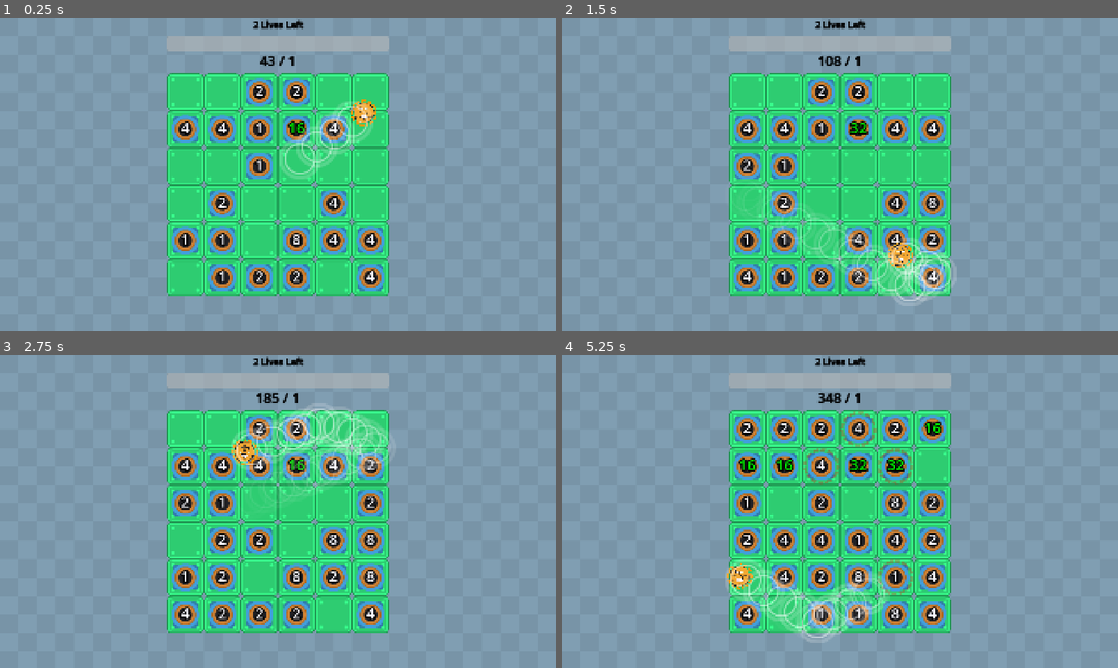
Above: before the commit, frames 1-4 (two rows, left to right).
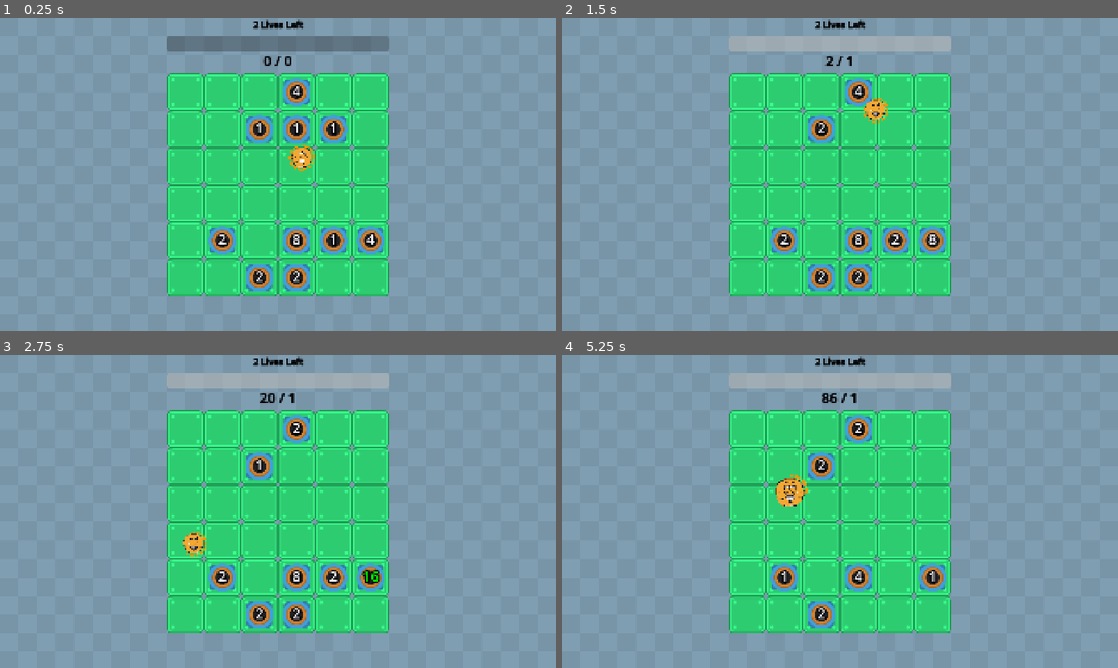
Above: after the commit, the same moments.

Repository: wanamelon/prototype_monorepo
Game: Godot game, scene res://source/bounce_main.tscn
Same seed, same stepped clock (60 frames per second), same inputs: the game is played once before the commit and once after it. Sound files missing from this copy of the repository are replaced by a short silence.
Inputs:
- Up to frame 1 (0.25 s): no input
- Up to frame 2 (1.5 s): no input
- Up to frame 3 (2.75 s): no input
- Up to frame 4 (5.25 s): no input

The runs differ from the first frame. In frame 1, 7.6% of the frame differs, in the area x 30-70%, y 5-88%; in frame 2, 9.1%; in frame 3, 10%; in frame 4, 14%, in the area x 29-70%, y 12-92%.

Commit message:
Status effects last longer

Diff:
--- a/roller/source/bounce_main.tscn
+++ b/roller/source/bounce_main.tscn
@@ -15,7 +15,6 @@
 
 [sub_resource type="Resource" id="Resource_a5fj5"]
 script = ExtResource("2_0panw")
-item_id = 10
 metadata/_custom_type_script = "uid://ckw8rr21jqg1f"
 
 [sub_resource type="Resource" id="Resource_q2ks2"]
@@ -28,14 +27,9 @@
 item_id = 1
 metadata/_custom_type_script = "uid://ckw8rr21jqg1f"
 
-[sub_resource type="Resource" id="Resource_j4338"]
-script = ExtResource("2_0panw")
-item_id = 2
-metadata/_custom_type_script = "uid://ckw8rr21jqg1f"
-
 [sub_resource type="Resource" id="Resource_8jy2w"]
 script = ExtResource("2_0panw")
-item_id = 7
+item_id = 9
 metadata/_custom_type_script = "uid://ckw8rr21jqg1f"
 
 [sub_resource type="Resource" id="Resource_dxtcc"]
@@ -45,7 +39,12 @@
 
 [sub_resource type="Resource" id="Resource_xtchd"]
 script = ExtResource("2_0panw")
-item_id = 6
+item_id = 5
+metadata/_custom_type_script = "uid://ckw8rr21jqg1f"
+
+[sub_resource type="Resource" id="Resource_3yruk"]
+script = ExtResource("2_0panw")
+item_id = 13
 metadata/_custom_type_script = "uid://ckw8rr21jqg1f"
 
 [sub_resource type="ShaderMaterial" id="ShaderMaterial_to078"]
@@ -54,7 +53,7 @@
 
 [node name="BounceMain" type="Node2D"]
 script = ExtResource("1_ovsfe")
-item_configs = Array[ExtResource("2_0panw")]([SubResource("Resource_k3n88"), SubResource("Resource_a5fj5"), SubResource("Resource_q2ks2"), SubResource("Resource_ovsfe"), SubResource("Resource_j4338"), SubResource("Resource_8jy2w"), SubResource("Resource_dxtcc"), SubResource("Resource_xtchd")])
+item_configs = Array[ExtResource("2_0panw")]([SubResource("Resource_k3n88"), SubResource("Resource_a5fj5"), SubResource("Resource_q2ks2"), SubResource("Resource_ovsfe"), SubResource("Resource_8jy2w"), SubResource("Resource_dxtcc"), SubResource("Resource_xtchd"), SubResource("Resource_3yruk")])
 
 [node name="TextureRect" type="TextureRect" parent="."]
 material = SubResource("ShaderMaterial_to078")
--- a/roller/source/item/item_def.gd
+++ b/roller/source/item/item_def.gd
@@ -14,6 +14,7 @@
 	SPAWN_CROPS_ON_START,
 	ROLLER,
 	MINI_BALL,
+	STATUS_EFFECTS_LAST_LONGER,
 }
 
 @export var item_id: ItemId
--- a/roller/source/item/item_system.gd
+++ b/roller/source/item/item_system.gd
@@ -48,6 +48,8 @@
 			return LeaveSlimeTrail.new()
 		ItemDef.ItemId.MINI_BALL:
 			return MiniBall.Spawner.new()
+		ItemDef.ItemId.STATUS_EFFECTS_LAST_LONGER:
+			return StatusEffectsLastLonger.new()
 		ItemDef.ItemId.ROLLER:
 			var roller := Roller.instance()
 			roller.position = Vector2(1920, 1080) / 2.0
@@ -61,7 +63,9 @@
 	events.append_array(compute_hits(_match_state))
 	for item: Item in _match_state.items:
 		item.activate(_match_state)
-		events.append_array(item.flush_events())
+		events.append_array(item._flush_events())
+	for item: Item in _match_state.items:
+		item.intercept_events(events)
 	_advance_status_effect_timers()
 	_apply_events(events)
 	_check_end_condition()
@@ -208,28 +212,21 @@
 		_item_root = item_root
 		_audio_player = audio_player
 
-	# Business logic spawn setup: What bodies/display nodes to register...
-	func spawn():
-		pass
-
-	# Generate physics events (collisions + overlaps)
-	func advance_physics(tick_delta: float) -> Array[ItemEvent]:
-		return []
-
 	# The core of the logic! Evaluate triggers and perform actions
-	@abstract func activate(state: MatchState) -> void
+	func activate(state: MatchState) -> void: pass # To be overridden
+
+	# Modifies event array in place - ex: increase status effect duration!
+	func intercept_events(events: Array[ItemEvent]) -> void: pass # To be overridden
+
+	func tags() -> Array[String]: return [] as Array[String]
 
 	func _add_event(event: ItemEvent) -> void:
 		_new_events.append(event)
 
-	func flush_events() -> Array[ItemEvent]:
+	func _flush_events() -> Array[ItemEvent]:
 		var copy = _new_events.duplicate()
 		_new_events.clear()
 		return copy
-
-	func tags() -> Array[String]:
-		var typed_array: Array[String] = []
-		return typed_array
 
 	func has_all_tags(...query_tags: Array):
 		var query_tags_in_self = Utils.filter(query_tags, func (t): return t in tags())
--- a/roller/source/item/roller.gd
+++ b/roller/source/item/roller.gd
@@ -8,10 +8,10 @@
 @onready var _original_hitbox_radius: float = $Hitbox/CollisionShape2D.shape.radius
 # TODO: belong inside character body?
 var _damage: int = 1
-var _speed: float = 1400.0
+var _speed: float = 400.0
 var _bounce_count: int = 0
 var _velocity: Vector2
-var _stamina_seconds: float = 55
+var _stamina_seconds: float = 5
 var _max_stamina := _stamina_seconds
 var finished := false
 
--- a/roller/source/item/spawn_crop_on_bounce.gd
+++ b/roller/source/item/spawn_crop_on_bounce.gd
@@ -2,5 +2,5 @@
 
 func activate(state: MatchState):
 	for event in state.last_tick_events:
-		if event is BounceEvent and Utils.RNG.randf() < 10.25:
+		if event is BounceEvent and Utils.RNG.randf() < 0.25:
 			_add_event(ItemSystem.SpawnEvent.new(func (): return Crop.instance(2, 1), ItemSystem.AnyFreeCell.new()))
--- /dev/null
+++ b/roller/source/item/status_effects_last_longer.gd
@@ -0,0 +1,6 @@
+class_name StatusEffectsLastLonger extends ItemSystem.Item
+
+func intercept_events(events: Array[ItemSystem.ItemEvent]) -> void:
+	# TODO: events should be immutable
+	for event: ItemSystem.AddStatusEffect in Utils.filter(events, func(e): return e is ItemSystem.AddStatusEffect):
+		event.effect.duration_sec *= 1.5
Not shown, added: roller/source/item/status_effects_last_longer.gd.uid
Not shown, changed: roller/dev_notes.md
